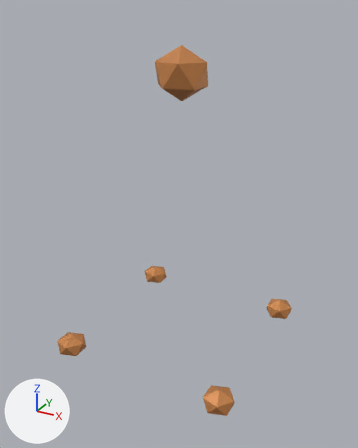
What one commit did to the Blender file art/blend/standard.blend.
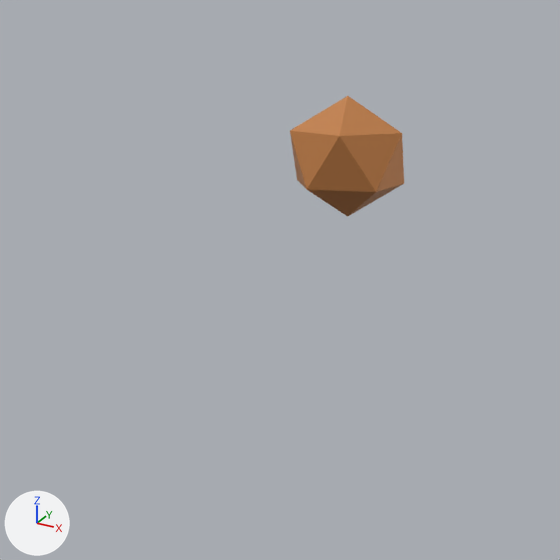
The first picture shows the older version from a 50 mm lens placed at (1.067, -1.965, 1.919), pointed at (0.008, -0.039, 0.956). The close-ups show the older and then the newer version on the part from 5% to 78% of the width and 0% to 58% of the height of that picture. Only the edits that show in the close-ups are written down. The axes (+X, +Y, +Z) are drawn at lower left. The lights are the same throughout. The same objects are shown in both versions, whatever each file hides.

Names of what the first close-up shows: 'Banner finial'.
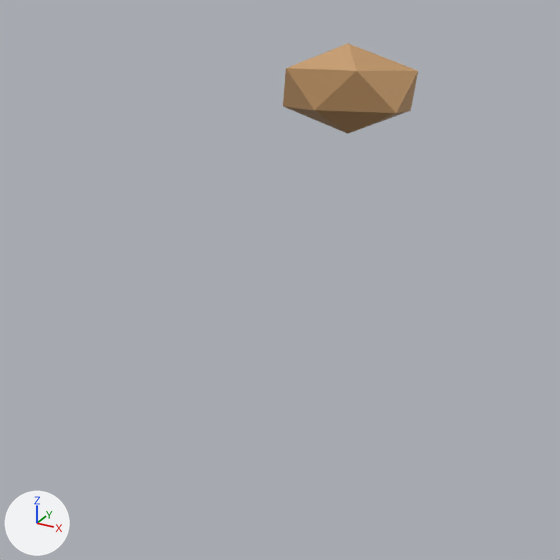
The change, as a diff of the scene's bpy script:
```diff
--- a/art/blend/standard.blend.py
+++ b/art/blend/standard.blend.py
@@ mat_gold @@
+mat_gold = principled_material('gold')
+mat_gold.base_color = (0.546, 0.314, 0.138)  # orange #c39868
+mat_gold.metallic = 0.17
+mat_gold.roughness = 0.45
@@ me_icosphere_003 @@
 me_icosphere_003.from_pydata(...)  # 12 vertices, 20 faces; spans x -0.89..0.89, y -0.85..0.85, z -1.0..1.0
-me_icosphere_003.materials.append(mat_rome_trim)  # orange #cd884e
+me_icosphere_003.materials.append(mat_gold)  # orange #c39868
@@ me_icosphere_004 @@
 me_icosphere_004.from_pydata(...)  # 12 vertices, 20 faces; spans x -0.89..0.89, y -0.85..0.85, z -1.0..1.0
-me_icosphere_004.materials.append(mat_rome_trim)  # orange #cd884e
+me_icosphere_004.materials.append(mat_gold)  # orange #c39868
@@ ob_inlaid_corner_boss @@
-ob_inlaid_corner_boss = bpy.data.objects.new('Inlaid corner boss', me_icosphere)
+ob_inlaid_corner_boss = bpy.data.objects.new('Inlaid corner boss', me_icosphere_004)
 ob_inlaid_corner_boss.parent = ob_standard
-ob_inlaid_corner_boss.location = (-0.41, -0.41, 0.343)
-ob_inlaid_corner_boss.scale = (0.08, 0.08, 0.058)
+ob_inlaid_corner_boss.location = (0.0, 0.0, 1.78)
+ob_inlaid_corner_boss.scale = (0.17, 0.061, 0.084)
@@ ob_banner_finial @@
 ob_banner_finial.parent = ob_standard
-ob_banner_finial.location = (0.0, 0.0, 1.65)
-ob_banner_finial.scale = (0.135, 0.12, 0.118)
+ob_banner_finial.location = (0.54, 0.38, 0.275)
+ob_banner_finial.scale = (0.052, 0.0198, 0.052)
```

Changed parts and their boxes [x1, y1, x2, y2] in the close-ups (560 x 560 px):
'Banner finial', recoloured, moved, rescaled (not visible afterwards): before [290, 96, 404, 216]
'Inlaid corner boss', recoloured, reshaped, moved, rescaled (not visible before): after [283, 44, 418, 134]
